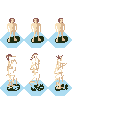
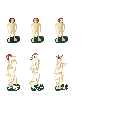
Two versions of the same layered image (128x128). Layer-by-layer changes:
painted on "figure" over [6,18,67,89]
painted on "shadow" over [7,36,68,91]
hid "hex-guides", painted on it over [0,32,72,96]
